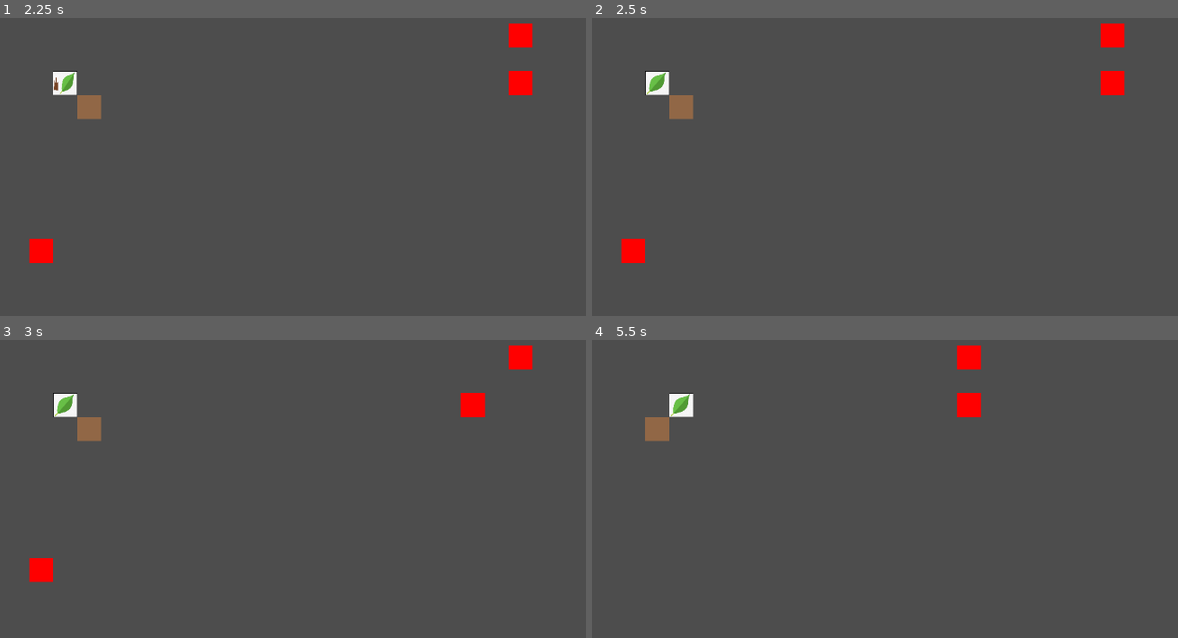
Above: before the commit, frames 1-4 (two rows, left to right).
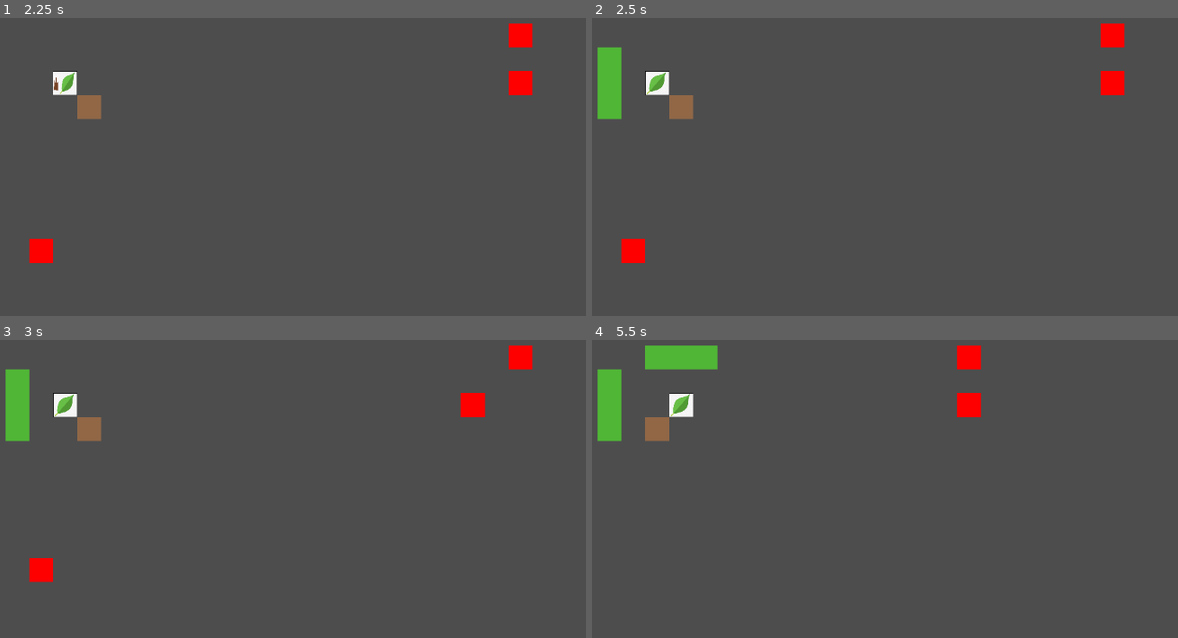
Above: after the commit, the same moments.

Repository: AndreMoukarzel/GMTK-GameJam2022
Game: Godot game, scene res://game_level.tscn
Same seed, same stepped clock (60 frames per second), same inputs: the game is played once before the commit and once after it.
Inputs:
- Up to frame 1 (2.25 s): tap Enter at 0.5 s; hold Up (ui_up) 0.53-2.03 s; hold Left (ui_left) from 2.03 s (still down)
- Up to frame 2 (2.5 s): keep holding Left (ui_left)
- Up to frame 3 (3 s): keep holding Left (ui_left)
- Up to frame 4 (5.5 s): release Left (ui_left) at 3.53 s; hold Down (ui_down) 3.53-4.28 s; hold Right (ui_right) 4.28-5.03 s; hold Up (ui_up) from 5.03 s (still down)

Frame 1 is identical in both runs. In frame 2, 1.0% of the frame differs, in the area x 0-6%, y 9-35%; in frame 3, 1.0%; in frame 4, 2.0%, in the area x 0-22%, y 1-35%.

Commit message:
Adds Plant power

Diff:
--- a/dice/dice.gd
+++ b/dice/dice.gd
@@ -40,26 +40,32 @@
 
 func _input(event) -> void:
 	if $MovTimer.is_stopped():
+		var obstacles_positions = get_parent().obstacles
+		var enemy_positions = get_parent().get_enemies_coordinates()
 		if event.is_action_pressed("ui_up"):
-			if target_pos.y - 1 < 1:
-				print("Invalid pos")
-			else:
-				move(Vector2i(0, -1))
+			if target_pos.y - 1 < 1\
+				or target_pos - Vector2i(0, 1) in obstacles_positions:
+				print("Invalid pos")
+			else:
+				move(Vector2i(0, -1), obstacles_positions, enemy_positions)
 		elif event.is_action_pressed("ui_down"):
-			if offset and target_pos.y + 1 > offset.y:
-				print("Invalid pos")
-			else:
-				move(Vector2i(0, 1))
+			if offset and target_pos.y + 1 > offset.y\
+				or target_pos + Vector2i(0, 1) in obstacles_positions:
+				print("Invalid pos")
+			else:
+				move(Vector2i(0, 1), obstacles_positions, enemy_positions)
 		elif event.is_action_pressed("ui_right"):
-			if offset and target_pos.x + 1 > offset.x:
-				print("Invalid pos")
-			else:
-				move(Vector2i(1, 0))
+			if offset and target_pos.x + 1 > offset.x\
+				or target_pos + Vector2i(1, 0) in obstacles_positions:
+				print("Invalid pos")
+			else:
+				move(Vector2i(1, 0), obstacles_positions, enemy_positions)
 		elif event.is_action_pressed("ui_left"):
-			if target_pos.x - 1 < 1:
-				print("Invalid pos")
-			else:
-				move(Vector2i(-1, 0))
+			if target_pos.x - 1 < 1\
+				or target_pos - Vector2i(1, 0) in obstacles_positions:
+				print("Invalid pos")
+			else:
+				move(Vector2i(-1, 0), obstacles_positions, enemy_positions)
 		_update_projected_moves()
 
 
@@ -98,7 +104,7 @@
 	return sides_to_powers[value - 1]
 
 
-func move(direction: Vector2i) -> void:
+func move(direction: Vector2i, obstacles: Array, enemy_positions: Array) -> void:
 	var mov_tween = create_tween().set_trans(Tween.TRANS_ELASTIC)
 
 	target_pos += direction
@@ -110,12 +116,7 @@
 	$ProjectedMoves.modulate = Color(1, 1, 1, 0)
 	$ProjTimer.start()
 
-	#var prev_top_side = int2power(sides['top'])
 	sides = turn_dice(sides, direction)
-	#var new_top_side = int2power(sides['top'])
-	#$Top.texture = load("res://dice/" + int2power(sides['top']) + ".png")
-	#print(prev_top_side)
-	#print(new_top_side)
 	_animate_dice_roll(direction)
 
 	await mov_tween.finished
@@ -130,6 +131,8 @@
 	elif sides['top'] == 4:
 		_air(direction)
 		await dashed
+	elif sides['top'] == 3:
+		_plant(direction, obstacles + enemy_positions)
 	emit_signal("moved")
 
 
@@ -234,6 +237,22 @@
 	emit_signal("dashed")
 
 
+func _plant(direction: Vector2i, obstacles_positions: Array) -> void:
+	var Plant1 = PlantScn.instantiate()
+	var Plant2 = PlantScn.instantiate()
+	var Plant3 = PlantScn.instantiate()
+	var plant1_pos = (target_pos + 2 * direction) + Vector2i(-direction.y, -direction.x)
+	var plant2_pos = (target_pos + 2 * direction)
+	var plant3_pos = (target_pos + 2 * direction) + Vector2i(direction.y, direction.x)
+
+	get_parent().get_node("Enemies").add_child(Plant1)
+	get_parent().get_node("Enemies").add_child(Plant2)
+	get_parent().get_node("Enemies").add_child(Plant3)
+	Plant1.grow(plant1_pos, MOV_DIST, obstacles_positions)
+	Plant2.grow(plant2_pos, MOV_DIST, obstacles_positions)
+	Plant3.grow(plant3_pos, MOV_DIST,obstacles_positions)
+
+
 func _on_proj_timer_timeout():
 	projections_tween = create_tween().set_trans(Tween.TRANS_CUBIC)
 	projections_tween.tween_property($ProjectedMoves, "modulate",\
--- a/dice/dice.tscn
+++ b/dice/dice.tscn
@@ -1,10 +1,11 @@
-[gd_scene load_steps=8 format=3 uid="uid://dumqyv05watte"]
+[gd_scene load_steps=9 format=3 uid="uid://dumqyv05watte"]
 
 [ext_resource type="Script" path="res://dice/dice.gd" id="1_so3cc"]
 [ext_resource type="PackedScene" uid="uid://ckv3marudby42" path="res://powers/fire.tscn" id="2_7xr16"]
 [ext_resource type="PackedScene" uid="uid://8e00oxt076xk" path="res://powers/ice.tscn" id="3_vhilq"]
 [ext_resource type="PackedScene" uid="uid://du5aqdlghke74" path="res://powers/rock.tscn" id="4_gbae3"]
 [ext_resource type="PackedScene" uid="uid://dvi12bx5tt4os" path="res://powers/bolt.tscn" id="5_cdb5r"]
+[ext_resource type="PackedScene" uid="uid://cfgxeoe0tqp8m" path="res://powers/plant.tscn" id="5_m7vtx"]
 [ext_resource type="Texture2D" uid="uid://cph46ads3un8s" path="res://dice/bolt.png" id="6_g0xlq"]
 
 [sub_resource type="RectangleShape2D" id="RectangleShape2D_t352r"]
@@ -15,6 +16,7 @@
 FireScn = ExtResource("2_7xr16")
 IceScn = ExtResource("3_vhilq")
 RockScn = ExtResource("4_gbae3")
+PlantScn = ExtResource("5_m7vtx")
 BoltScn = ExtResource("5_cdb5r")
 
 [node name="Secondary" type="Sprite2D" parent="."]
--- a/enemies/base_enemy.gd
+++ b/enemies/base_enemy.gd
@@ -106,13 +106,13 @@
 	return (path_coordinates)
 
 
-func act(player_pos: Vector2i):
+func act(player_pos: Vector2i, obstacles: Array):
 	if is_frozen:
 		is_frozen = false
 	else:
 		unfreeze()
 		# Implementar: pegar os obstãculos existentes no mapa
-		getAvailablePoints(map_rows, map_cols, [])
+		getAvailablePoints(map_rows, map_cols, obstacles)
 		var path_coordinates = getPathToPlayer(player_pos)
 		var moves_made = min(mov_num, len(path_coordinates)-1)
 
--- a/game_level.gd
+++ b/game_level.gd
@@ -6,6 +6,7 @@
 @export var initial_pos: Vector2i
 
 var Player
+var obstacles = []
 
 
 func _ready():
@@ -37,7 +38,10 @@
 func get_enemies():
 	var enemies = []
 	for child in $Enemies.get_children():
-		enemies.append(child)
+		if "duration" in child: # Is a plant, not an enemy
+			pass
+		else:
+			enemies.append(child)
 	return enemies
 
 
@@ -51,6 +55,14 @@
 			closest = en
 
 	return closest
+
+
+func get_enemies_coordinates():
+	var enemies = get_enemies()
+	var positions = []
+	for en in enemies:
+		positions.append(en.current_pos)
+	return positions
 
 
 func get_most_distant_enemy(pos: Vector2i) -> Node2D:
@@ -70,7 +82,8 @@
 	await $EnemyActionDelay.timeout
 	for child in $Enemies.get_children():
 		if is_instance_valid(child):
-			child.act(Player.target_pos)
+			var obstacles_and_enemies = obstacles + get_enemies_coordinates()
+			child.act(Player.target_pos, obstacles_and_enemies)
 			$EnemyActionDelay.start()
 			await $EnemyActionDelay.timeout
 
--- /dev/null
+++ b/powers/plant.gd
@@ -0,0 +1,25 @@
+extends Node2D
+
+
+var duration: int = 3
+var GameLevel
+var my_pos
+
+
+func grow(pos: Vector2i, pos_modifier: int, obstacles: Array):
+	if pos in obstacles:
+		queue_free()
+
+	GameLevel = get_parent().get_parent()
+
+	if pos.x > 0 and pos.y > 0 and pos.x <= GameLevel.MAP_SIZE.x and pos.y <= GameLevel.MAP_SIZE.y:
+		global_position = pos * pos_modifier
+		GameLevel.obstacles.append(pos)
+		my_pos = pos
+
+
+func act(player_pos: Vector2i, obstacles: Array):
+	duration -= 1
+	if duration <= 0:
+		GameLevel.obstacles.remove_at(GameLevel.obstacles.find(my_pos))
+		queue_free()
--- a/powers/plant.tscn
+++ b/powers/plant.tscn
@@ -1,6 +1,9 @@
-[gd_scene format=3 uid="uid://cfgxeoe0tqp8m"]
+[gd_scene load_steps=2 format=3 uid="uid://cfgxeoe0tqp8m"]
+
+[ext_resource type="Script" path="res://powers/plant.gd" id="1_rtq53"]
 
 [node name="Plant" type="Node2D"]
+script = ExtResource("1_rtq53")
 
 [node name="Polygon2D" type="Polygon2D" parent="."]
 color = Color(0.313726, 0.713726, 0.215686, 1)
